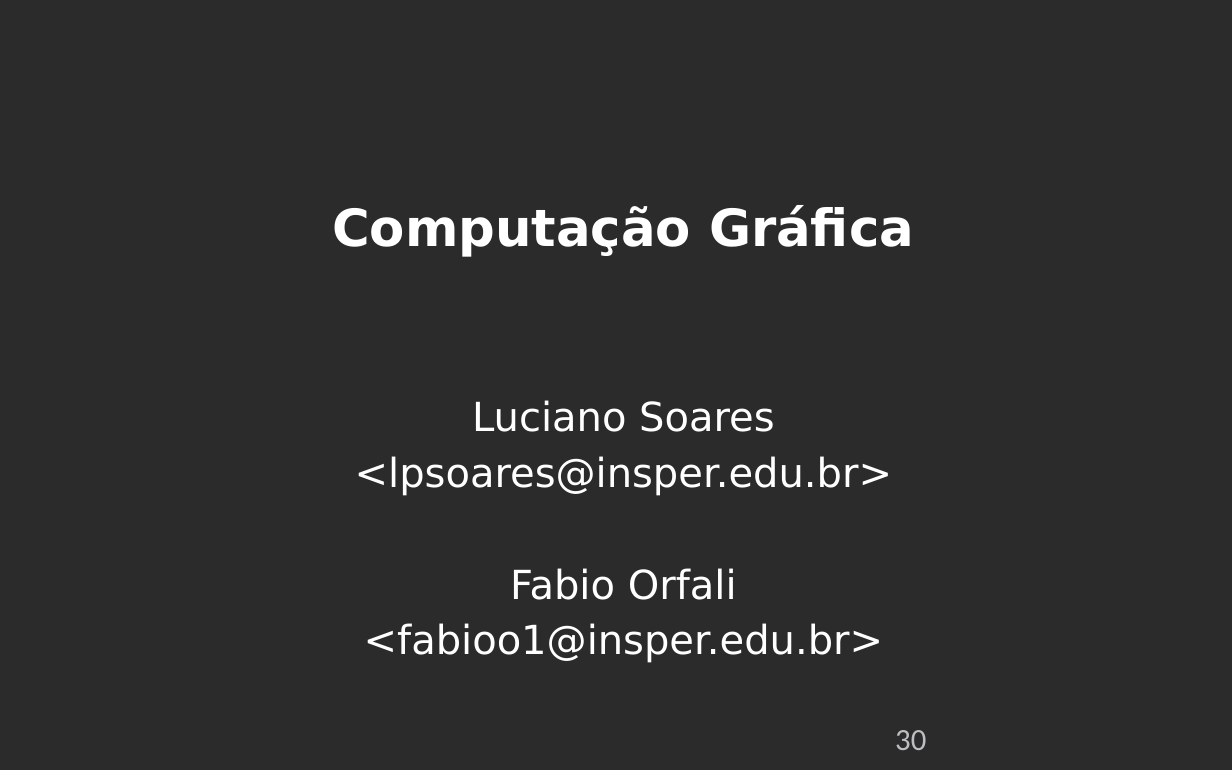
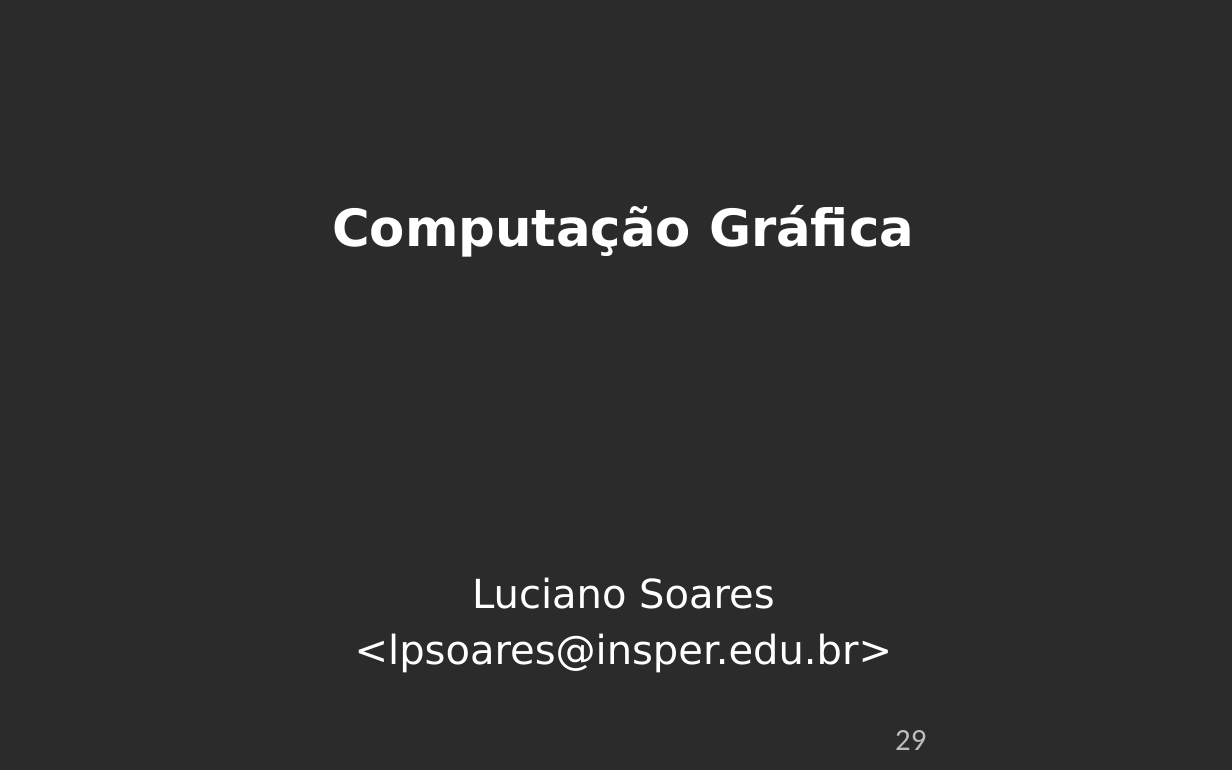
Before and after one commit to lpsoares/ComputacaoGrafica, a slide deck: slide 29 of content/aulas/07-revisao1/aula7_revisao1.pptx (slide 30 before the commit). Drawn at 1232x770 pixels with LibreOffice and Linux fonts; fonts in the diff are those of the drawing; background and template pictures are left out; a plain dark background stands for a picture behind light text. Boxes give left, top, right and bottom in pixels: in the first picture for what was removed or moved away, otherwise in the second. Text is boxed around its words. In the diff, an @@ line names an element or a change of style, - is before the commit and + after.

```diff
--- a/content/aulas/07-revisao1/aula7_revisao1.pptx
+++ b/content/aulas/07-revisao1/aula7_revisao1.pptx
@@ text "Luciano Soares": place and size @@
-text "Luciano Soares" at (355, 400, 892, 663)
+text "Luciano Soares" at (355, 577, 892, 673)
@@ text at (364, 568, 884, 663): paragraphs removed @@
-Fabio Orfali
-<fabioo1@insper.edu.br>
@@ page number at (895, 730, 926, 750): text changed @@
-30
+29
```
Also in this commit, not shown: 17 other slides changed, 1 slide removed, 3 other files.
